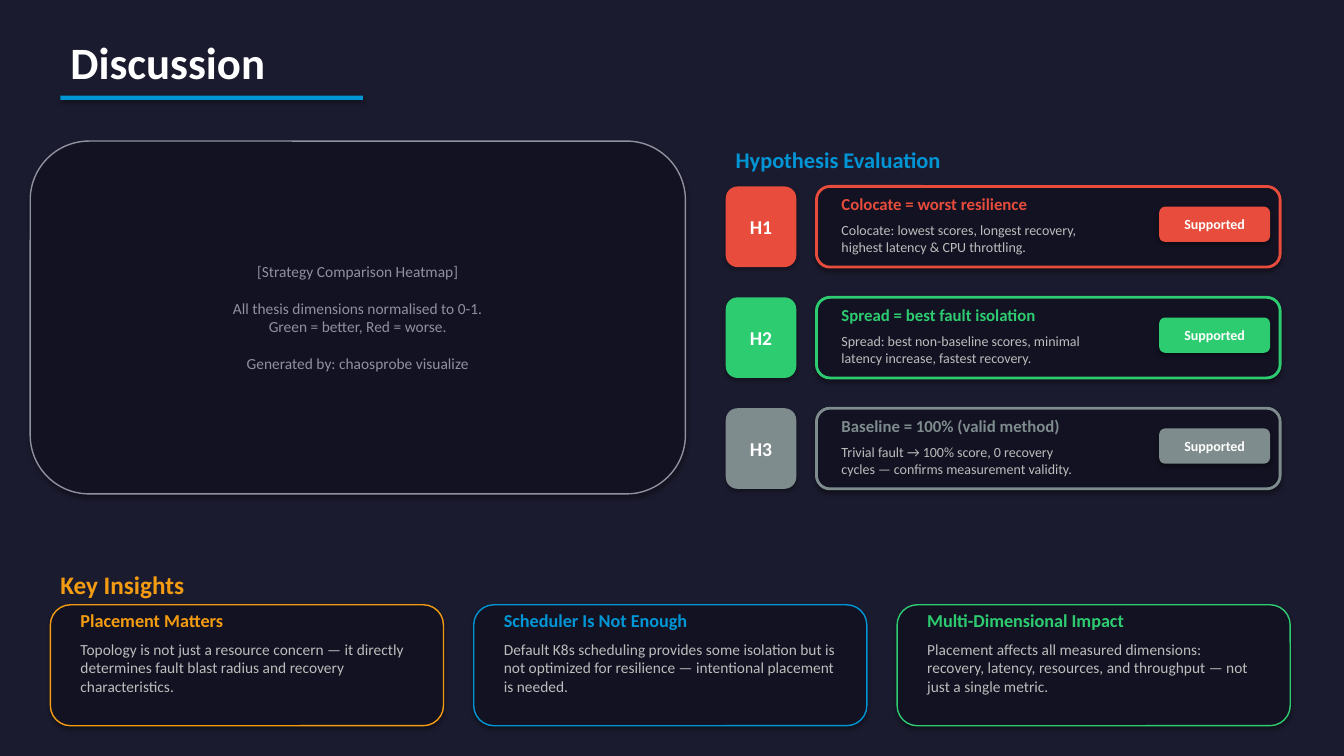
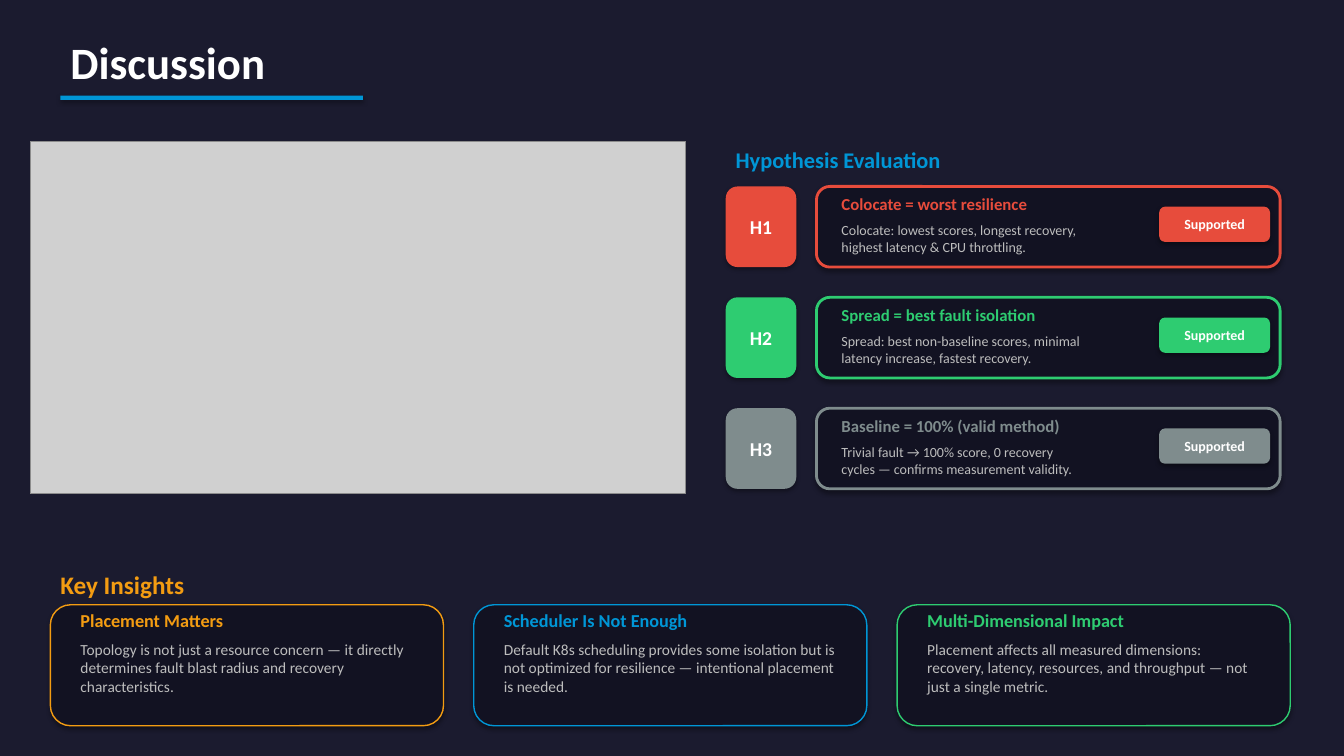
Before and after one commit to yhu02/uva-msc-thesis, a slide deck: slide 12 of ChaosProbe_Presentation.pptx. Drawn at 1344x756 pixels with LibreOffice and Linux fonts; fonts in the diff are those of the drawing; grey boxes stand for pictures. Boxes give left, top, right and bottom in pixels: in the first picture for what was removed or moved away, otherwise in the second. Text is boxed around its words. In the diff, an @@ line names an element or a change of style, - is before the commit and + after.

```diff
--- a/ChaosProbe_Presentation.pptx
+++ b/ChaosProbe_Presentation.pptx
@@ rounded rectangle removed at bbox=[30, 141, 686, 494] @@
-[Strategy Comparison Heatmap]
-All thesis dimensions normalised to 0-1.
-Green = better, Red = worse.
-Generated by: chaosprobe visualize
@@ picture added at bbox=[30, 141, 686, 494] @@
```
Also in this commit, not shown: 35 other files.
